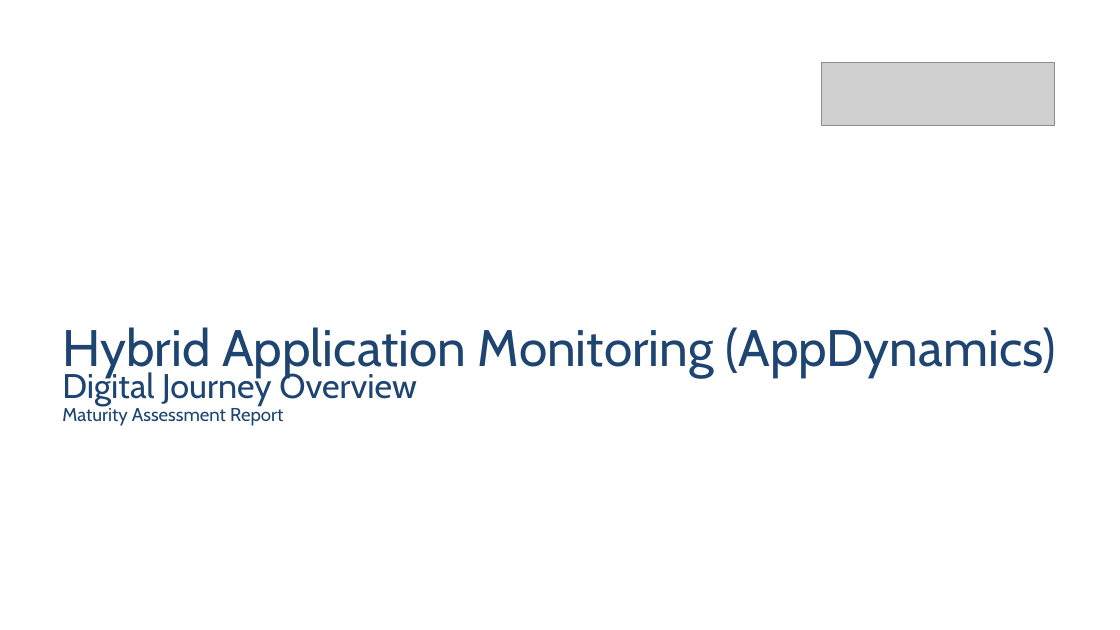
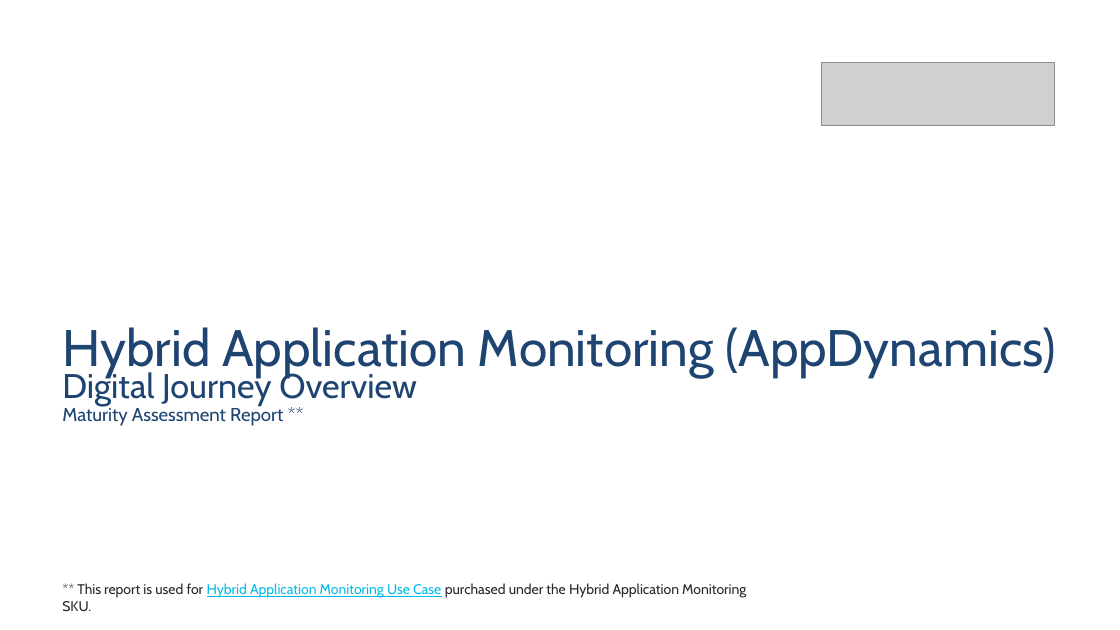
Before and after one commit to Appdynamics/config-assessment-tool, a slide deck: slide 1 of backend/resources/pptAssets/HybridApplicationMonitoringUseCase_template.pptx. Drawn at 1120x630 pixels with LibreOffice and Linux fonts; fonts in the diff are those of the drawing; grey boxes stand for pictures; background and template pictures are left out. Boxes give left, top, right and bottom in pixels: in the first picture for what was removed or moved away, otherwise in the second. Text is boxed around its words. In the diff, an @@ line names an element or a change of style, - is before the commit and + after.

Commit message:
closed Appdynamics/config-assessment-tool#121 - Hybrid App Monitoring Health-check improvement - add secondary health checks

```diff
--- a/backend/resources/pptAssets/HybridApplicationMonitoringUseCase_template.pptx
+++ b/backend/resources/pptAssets/HybridApplicationMonitoringUseCase_template.pptx
@@ text added at (62, 583, 746, 611), 12 pt, text #282828 @@
+** This report is used for Hybrid Application Monitoring Use Case purchased under the Hybrid Application Monitoring SKU.
```
Also in this commit, not shown: 1 other slide changed, 11 slides added, 5 slides removed, 9 other files.
